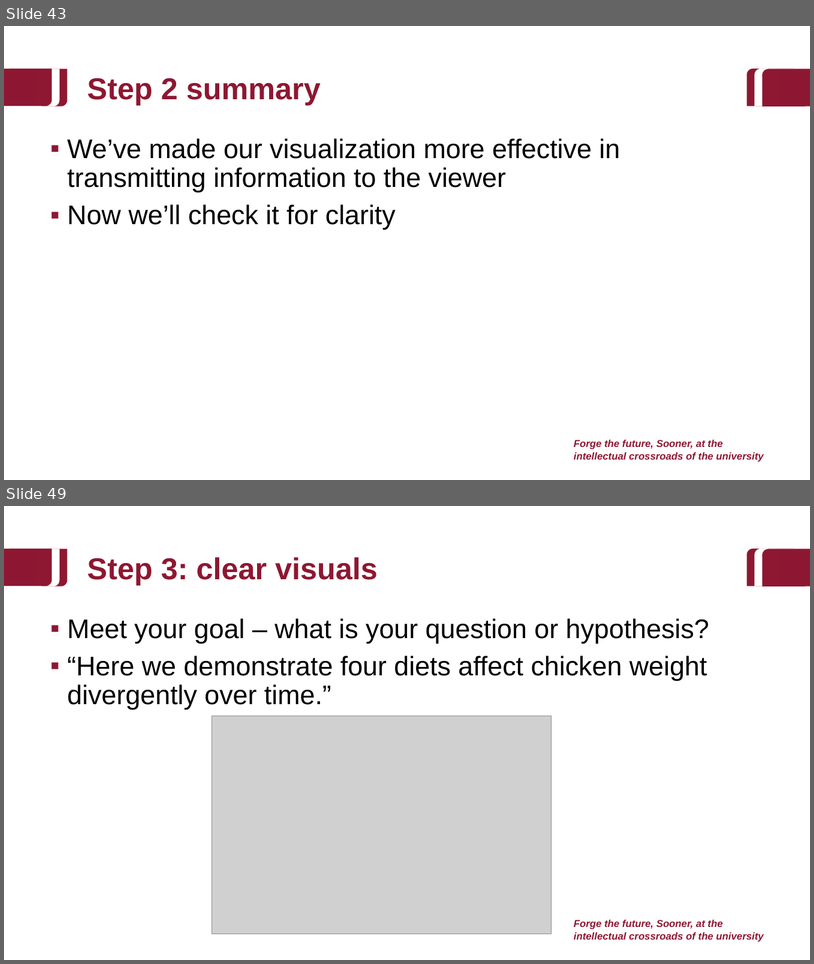
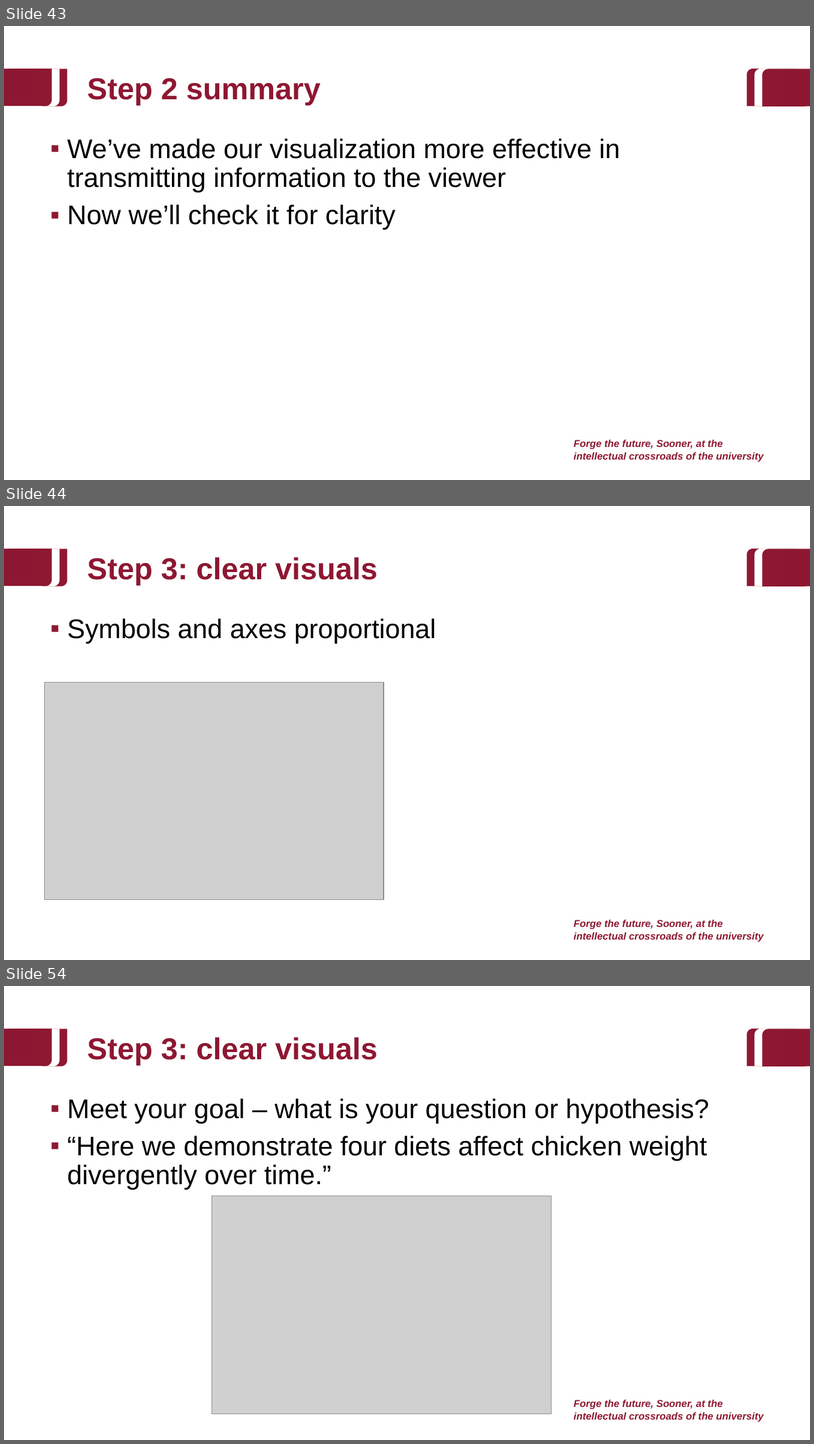
Before and after one commit to baeolophus/2025_data_viz_research, a slide deck: activities.pptx. Shown one above the other, each under a label of ours: slides 43 and 49 before the commit, slides 43, 44 and 54 after it; the slides between them are not shown. The pictures are 814x964 and 814x1444 pixels, drawn with LibreOffice and Linux fonts; fonts in the diff are those of the drawing; grey boxes stand for pictures; background and template pictures are left out. Boxes give left, top, right and bottom in pixels: in the first picture for what was removed or moved away, otherwise in the second. Text is boxed around its words. In the diff, an @@ line names an element or a change of style, - is before the commit and + after.

```diff
--- a/activities.pptx
+++ b/activities.pptx
@@ slide 44 added at [4, 506, 810, 960], background #FFFFFF; not listed: 9 template elements that a slide beside it also shows @@
@@ title added at [87, 557, 378, 585], 36 pt, text #8E1731, bold @@
+Step 3: clear visuals
@@ text added at [67, 618, 437, 643], 32 pt, text #000000 @@
+▪ Symbols and axes proportional
@@ picture added at [45, 682, 384, 899] @@
@@ rectangle added at [677, 699, 755, 756], fill #FFFFFF @@
@@ what was slide 49 is now slide 54 @@
```
Also in this commit, not shown: 6 slides changed, 4 other slides added.
